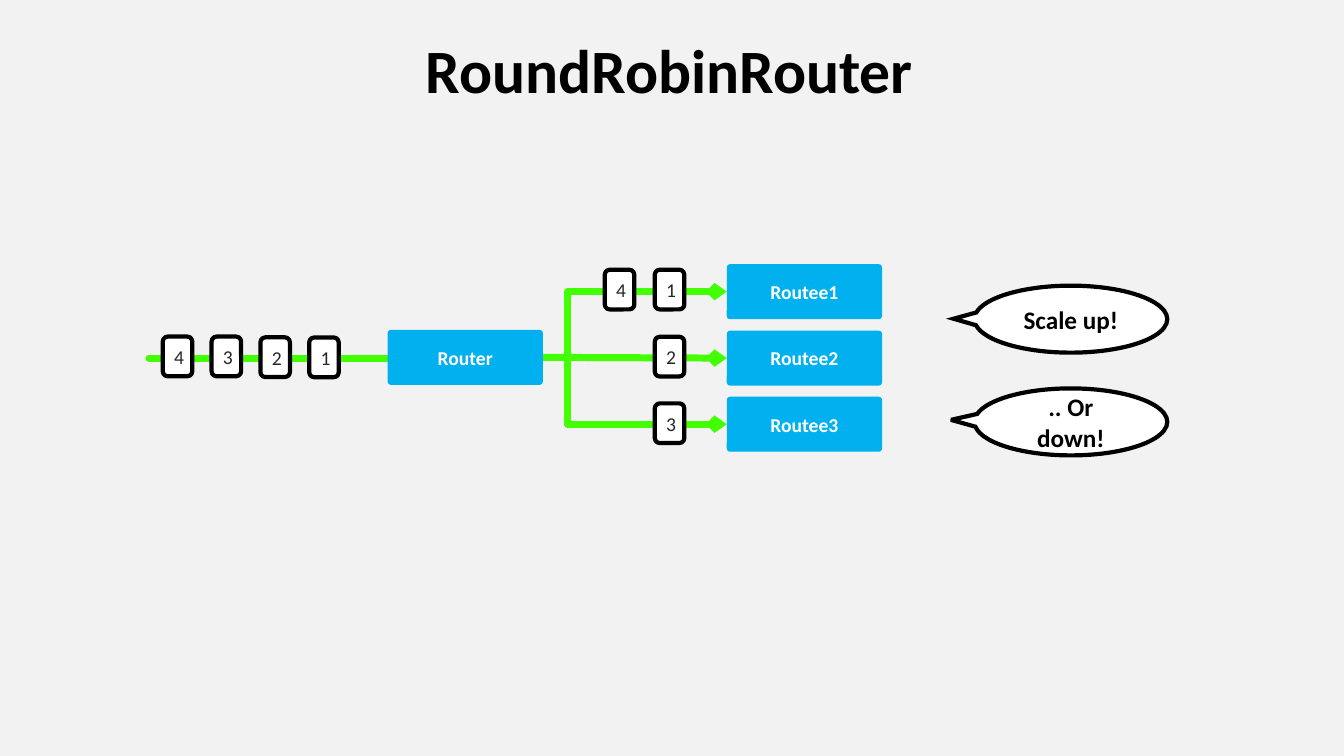
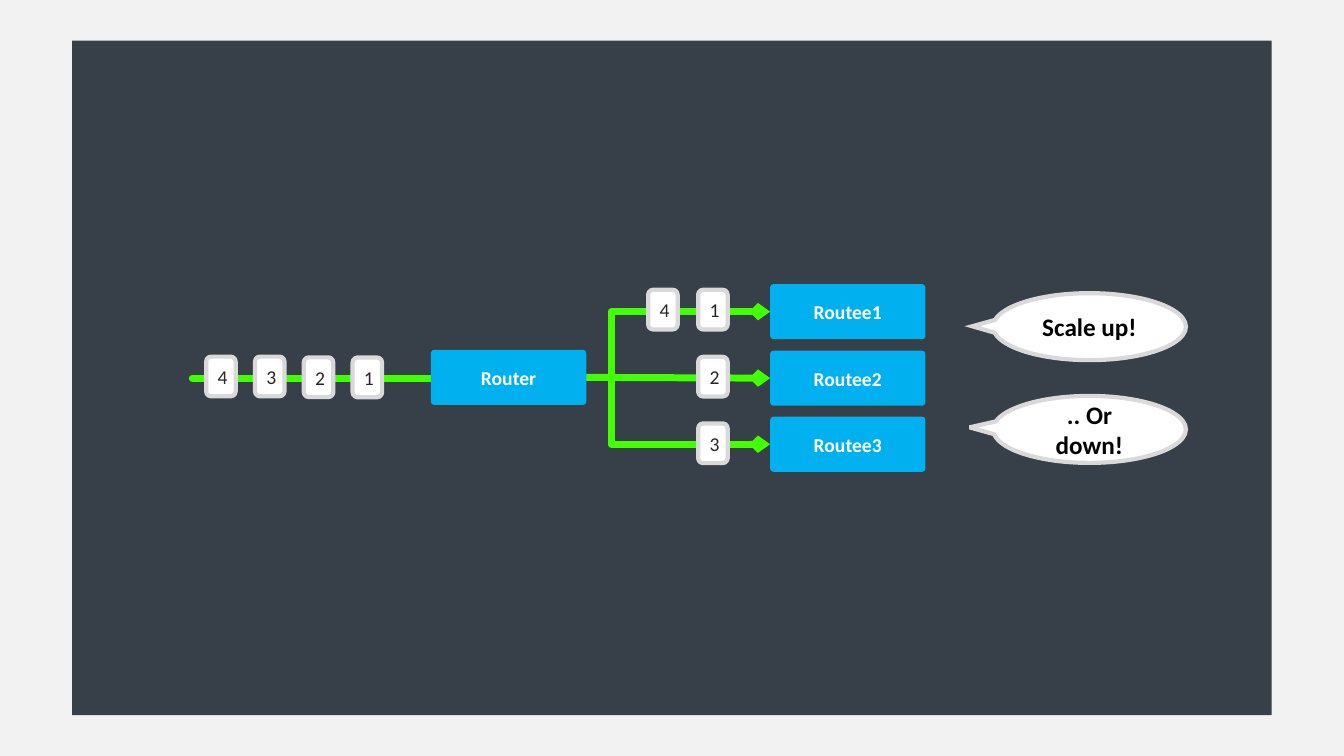
Before and after one commit to asynkron/website, a slide deck: slide 27 of media/logo.pptx. Drawn at 1344x756 pixels with LibreOffice and Linux fonts; fonts in the diff are those of the drawing. Boxes give left, top, right and bottom in pixels: in the first picture for what was removed or moved away, otherwise in the second. Text is boxed around its words. In the diff, an @@ line names an element or a change of style, - is before the commit and + after.

```diff
--- a/media/logo.pptx
+++ b/media/logo.pptx
@@ rectangle added at [73, 40, 1272, 715], fill #373F48 @@
@@ title removed at [426, 49, 913, 94] @@
-RoundRobinRouter
@@ speech bubble "Scale up!": place and size @@
-speech bubble "Scale up!" at [975, 285, 1168, 352]
+speech bubble "Scale up!" at [993, 293, 1186, 360]
@@ outline #000000 3 pt to #D9D9D9 3 pt in 10 elements at [993, 293, 1186, 360], [993, 396, 1186, 463], [699, 289, 728, 329], [648, 289, 678, 329], [353, 358, 382, 397], [303, 358, 333, 397], [699, 357, 728, 396], [699, 423, 728, 463], [255, 357, 284, 396], [207, 357, 236, 396] @@
@@ 12 rounded rectangles, 2 elbow arrows, 1 line, 1 arrow: place and size @@
-12 rounded rectangles, 2 elbow arrows, 1 line, 1 arrow at [149, 264, 882, 453]
+12 rounded rectangles, 2 elbow arrows, 1 line, 1 arrow at [193, 284, 926, 472]
@@ speech bubble ".. Or down!": place and size @@
-speech bubble ".. Or down!" at [975, 388, 1168, 455]
+speech bubble ".. Or down!" at [993, 396, 1186, 463]
```
Also in this commit, not shown: 8 other slides changed, 2 other files.
